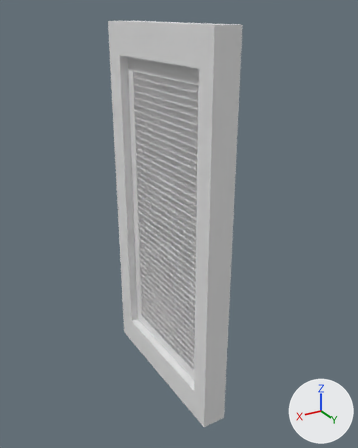
The FBX model Export Art/Motel/Exterior/GrateDoor.fbx as it was, and as the next commit left it.
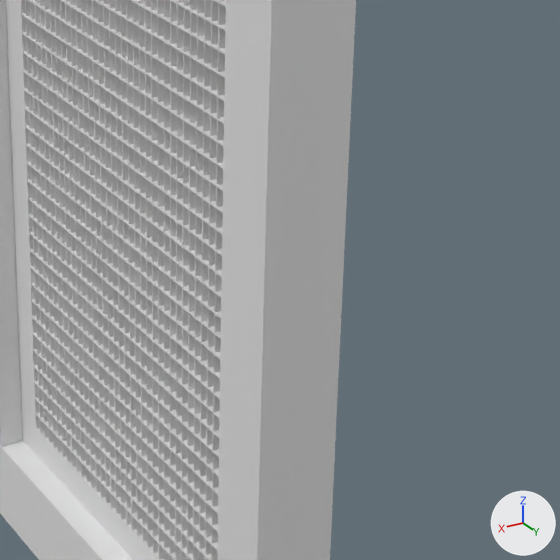
Each version appears first whole from a 50 mm lens placed at (1.219, 2.161, 2.049), pointed at (-0.052, 0.042, 0.99), and next in a close-up on the part from 37% to 82% of the width and 43% to 79% of the height. Every picture has the same lights, and +X, +Y and +Z are marked at lower right. The first two pictures are the older version.

In view in the first close-up: 'GrateDoor'.
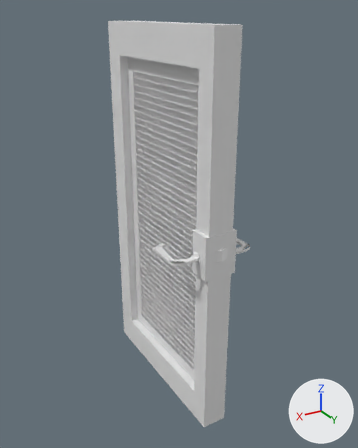
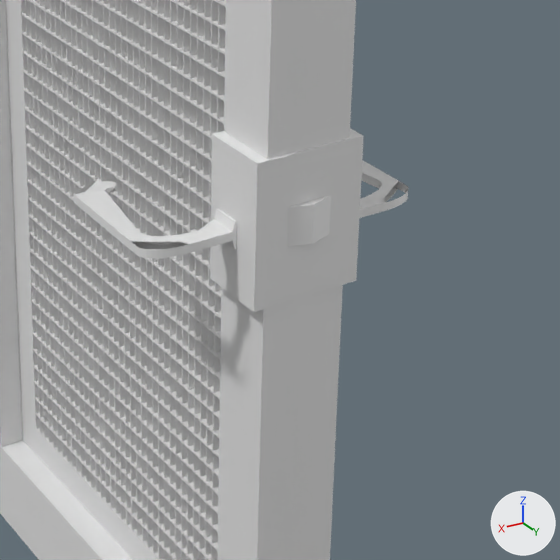
Edits to the bpy script that builds the scene:
```text
Change me_cube_513:
    used by ob_gratedoor; location = (0.0, 0.0, 0.0)
    remove me_cube_513.from_pydata(...)  # 12347 vertices, 8116 faces; spans x -0.07..0.07, y -0.5..0.5, z 0.0..2.0
    add me_cube_513.from_pydata(...)  # 12807 vertices, 8472 faces; spans x -0.23..0.22, y -0.5..0.52, z 0.0..2.0
    me_cube_513 part 1: a new loose piece, a box spanning x -0.09..0.08, y 0.39..0.5, z 0.9..1.12, in mat_material_148 (white #e7e7e7)
    me_cube_513 part 2: a new loose piece of 220 vertices spanning x 0.07..0.22, y 0.23..0.46, z 0.97..1.02, in mat_material_148 (white #e7e7e7)
    me_cube_513 part 3: a new loose piece of 220 vertices spanning x -0.23..-0.07, y 0.23..0.46, z 0.95..1.0, in mat_material_148 (white #e7e7e7)
    other edits to the shape of me_cube_513 do not show in these pictures
```

Location of each change, [x1, y1, x2, y2] in pixels of the close-ups (560 x 560 px):
'GrateDoor', reshaped
    before: [0, 0, 356, 560]
    after: [0, 0, 408, 560]
part 1 of me_cube_513, added
    after: [210, 128, 364, 312]
part 2 of me_cube_513, added
    after: [74, 181, 237, 259]
part 3 of me_cube_513, added
    after: [360, 160, 408, 218]
